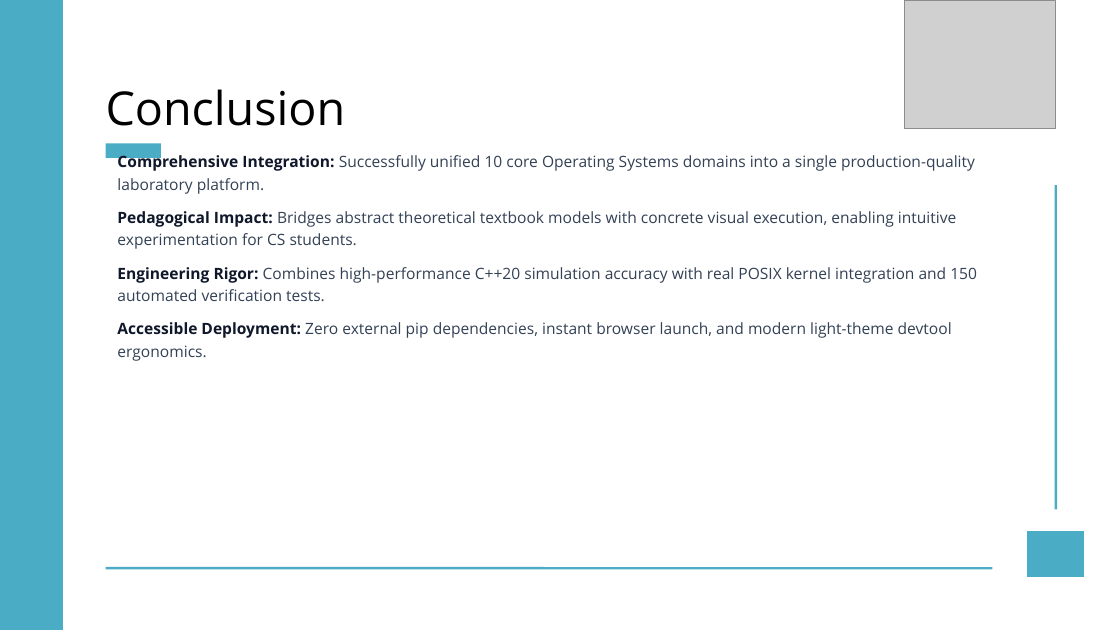
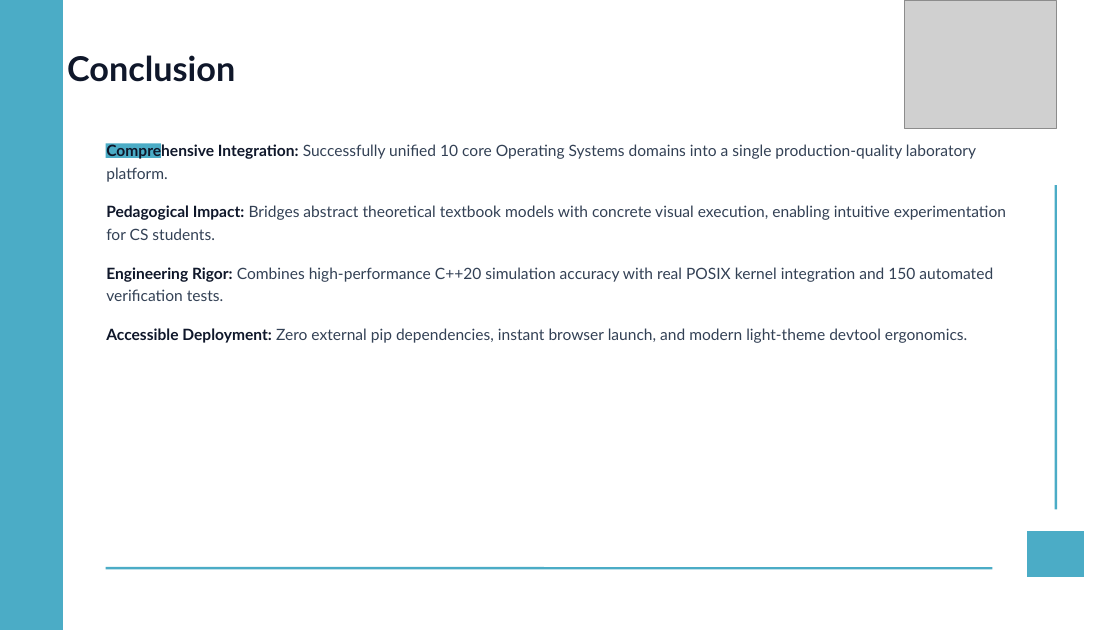
Before and after one commit to Manthan270706/OScope-Operating_Systems_Simulation, a slide deck: slide 9 of Mid Sem PPT.pptx. Drawn at 1120x630 pixels with LibreOffice and Linux fonts; fonts in the diff are those of the drawing; grey boxes stand for pictures. Boxes give left, top, right and bottom in pixels: in the first picture for what was removed or moved away, otherwise in the second. Text is boxed around its words. In the diff, an @@ line names an element or a change of style, - is before the commit and + after.

Commit message:
docs: format presentation with Lato and Lato Bold fonts and optimize slide layouts

```diff
--- a/Mid Sem PPT.pptx
+++ b/Mid Sem PPT.pptx
@@ text "Conclusion": place and size @@
-text "Conclusion" at [106,89,346,126]
+text "Conclusion" at [67,55,235,82]
@@ text "Conclusion" at [67,55,235,82]: size 60 to 44 pt, font Open Sans to Lato, text colour #000000 to #0F172A, bold on; line spacing 102.5pt to 1 @@
@@ text "Comprehensive Integration: Successfully unified 10 ...": place and size @@
-text "Comprehensive Integration: Successfully unified 10 ..." at [117,153,977,361]
+text "Comprehensive Integration: Successfully unified 10 ..." at [106,142,1006,343]
@@ text "Comprehensive Integration: Successfully unified 10 ..." at [106,142,1006,343]: font Open Sans to Lato; line spacing 1.2 to 1.22; more space between paragraphs @@
```
Also in this commit, not shown: 8 other slides changed, 1 other file.
